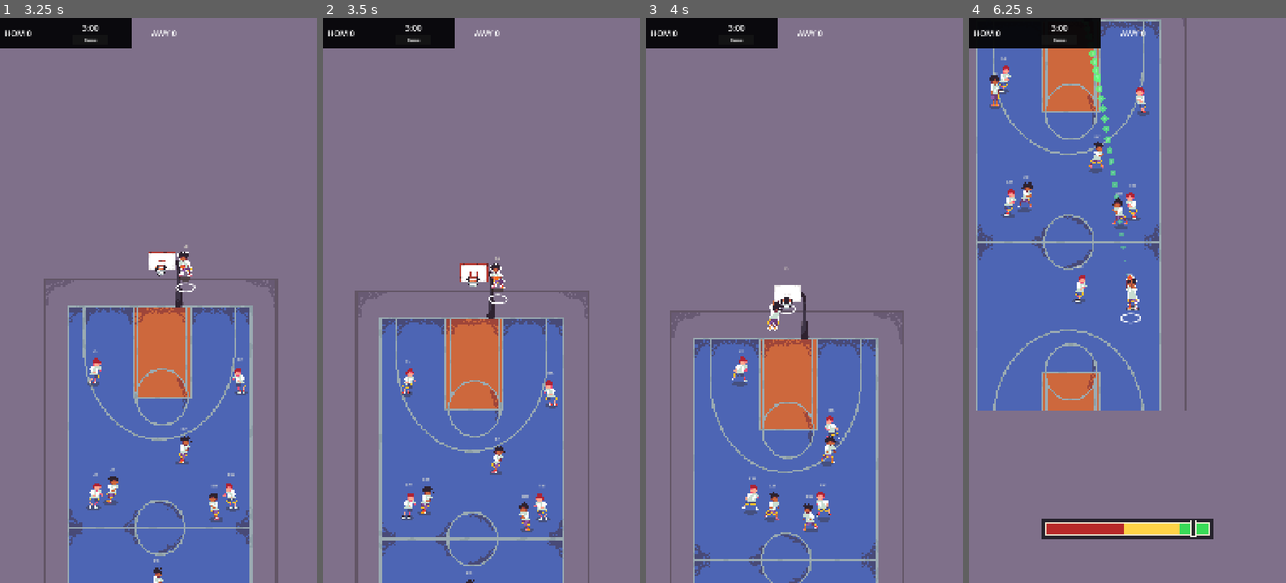
Above: before the commit, frames 1-4 (left to right).
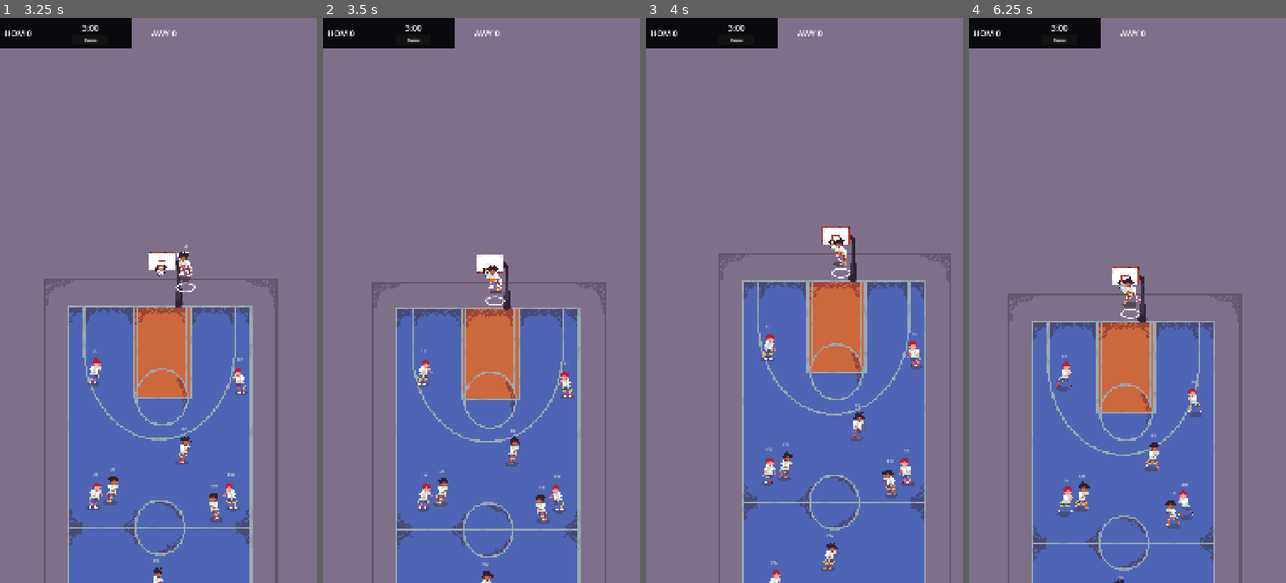
Above: after the commit, the same moments.

Repository: utah-cs3960-sp26/final-project-u1417748
Game: Godot game, scene res://tests/TestRunner.tscn
The game is run twice, just before and just after one commit, with the same random seed, the same clock (stepped at 60 frames per second) and the same inputs. This scene is started directly instead of the project's main scene.
Inputs (mouse positions are in pixels of both pictures, inside the frame that each line leads up to):
- Up to frame 1 (3.25 s): tap Enter at 0.5 s; move the mouse to (228, 272) at 0.52 s; hold D (move_right) 0.53-1.25 s; click (228, 272) at 0.67 s; drag from (95, 328) to (142, 413) at 1.27 s; move the mouse to (190, 176) at 2.02 s; hold D (move_right) 2.03-2.75 s; drag from (142, 413) to (63, 215) at 2.77 s
- Up to frame 2 (3.5 s): no input
- Up to frame 3 (4 s): move the mouse to (899, 385) at 3.52 s; hold A (move_left) from 3.53 s (still down)
- Up to frame 4 (6.25 s): release A (move_left) at 4.25 s; drag from (1032, 215) to (1079, 159) at 4.27 s; move the mouse to (1143, 300) at 5.02 s; hold S (move_down) 5.03-5.75 s; click (1143, 300) at 5.17 s; drag from (1079, 159) to (1064, 328) at 5.77 s

Frame 1 is identical in both runs. In frame 2, 15% of the frame differs, in the area x 10-90%, y 41-100%; in frame 3, 28%; in frame 4, 58%, in the area x 2-87%, y 0-100%.

Commit message:
perfect dunk cordinates

Diff:
--- a/data/config/PlayerAnimationConfig.tres
+++ b/data/config/PlayerAnimationConfig.tres
@@ -22,7 +22,6 @@
 dunk_contact_frame_row_13 = 10
 dunk_contact_frame_row_15 = 11
 dunk_contact_frame_row_16 = 11
-dunk_contact_anchor_offset = Vector2(0, 40)
-dunk_contact_offset_row_13 = Vector2(0, 111.2)
-dunk_contact_offset_row_15 = Vector2(0, 95.2)
-dunk_contact_offset_row_16 = Vector2(0, 113.2)
+dunk_contact_anchor_offset_row_13 = Vector2(-20, 172)
+dunk_contact_anchor_offset_row_15 = Vector2(-30, 162)
+dunk_contact_anchor_offset_row_16 = Vector2(-42, 160)
--- a/scripts/config/PlayerAnimationConfig.gd
+++ b/scripts/config/PlayerAnimationConfig.gd
@@ -19,7 +19,6 @@
 @export var dunk_contact_frame_row_13: int = 10
 @export var dunk_contact_frame_row_15: int = 11
 @export var dunk_contact_frame_row_16: int = 11
-@export var dunk_contact_anchor_offset: Vector2 = Vector2(0.0, 40.0)
-@export var dunk_contact_offset_row_13: Vector2 = Vector2(0.0, 111.2)
-@export var dunk_contact_offset_row_15: Vector2 = Vector2(0.0, 95.2)
-@export var dunk_contact_offset_row_16: Vector2 = Vector2(0.0, 113.2)
+@export var dunk_contact_anchor_offset_row_13: Vector2 = Vector2(0.0, 160.0)
+@export var dunk_contact_anchor_offset_row_15: Vector2 = Vector2(-8.0, 141.0)
+@export var dunk_contact_anchor_offset_row_16: Vector2 = Vector2(-42.0, 160.0)
--- a/scripts/entities/PlayerVisual.gd
+++ b/scripts/entities/PlayerVisual.gd
@@ -7,10 +7,10 @@
 	4: 5,
 	8: 11,
 	10: 23,
-	13: 9,
+	13: 10,
 	14: 9,
-	15: 10,
-	16: 10,
+	15: 11,
+	16: 11,
 	17: 11,
 }
 const DEFAULT_DUNK_CONTACT_FRAME_BY_ROW: Dictionary = {
@@ -338,22 +338,8 @@
 func _sync_sprite_positions() -> void:
 	if _fill_sprite == null or _outline_sprite == null:
 		return
-	var active_offset: Vector2 = _get_active_sprite_offset()
-	_fill_sprite.position = active_offset
-	_outline_sprite.position = active_offset
-
-
-func _get_active_sprite_offset() -> Vector2:
-	var active_offset: Vector2 = sprite_offset
-	var contact_frame: int = _get_dunk_contact_frame_for_row(_current_row_index)
-	var should_apply_contact_offset: bool = _dunk_contact_hold_active \
-		or (_dunk_contact_hold_finished and _frame_index + 1 == contact_frame and _allow_dunk_contact_hold)
-	if should_apply_contact_offset:
-		var extra_offset: Vector2 = _get_dunk_contact_offset_for_row(_current_row_index)
-		if _mirror_west:
-			extra_offset.x *= -1.0
-		active_offset += extra_offset
-	return active_offset
+	_fill_sprite.position = sprite_offset
+	_outline_sprite.position = sprite_offset
 
 
 func _get_frame_count_for_row(row_index: int) -> int:
@@ -405,18 +391,6 @@
 			16:
 				return animation_config.dunk_contact_frame_row_16
 	return int(DEFAULT_DUNK_CONTACT_FRAME_BY_ROW.get(row_index, -1))
-
-
-func _get_dunk_contact_offset_for_row(row_index: int) -> Vector2:
-	if animation_config != null:
-		match row_index:
-			13:
-				return animation_config.dunk_contact_offset_row_13
-			15:
-				return animation_config.dunk_contact_offset_row_15
-			16:
-				return animation_config.dunk_contact_offset_row_16
-	return Vector2.ZERO
 
 
 static func get_row_index_for_family_variant(animation_family: String, variant_index: int) -> int:
--- a/scripts/game/GameCoordinator.gd
+++ b/scripts/game/GameCoordinator.gd
@@ -1960,6 +1960,51 @@
 	return pending_shot_release.get("player", null) == player and bool(pending_shot_release.get("use_dunk_contact_hold", false))
 
 
+func get_dunk_contact_anchor_offset_for_row(row_index: int) -> Vector2:
+	if player_animation_config != null:
+		match row_index:
+			13:
+				return player_animation_config.dunk_contact_anchor_offset_row_13
+			15:
+				return player_animation_config.dunk_contact_anchor_offset_row_15
+			16:
+				return player_animation_config.dunk_contact_anchor_offset_row_16
+	return Vector2(0.0, 40.0)
+
+
+func _resolve_dunk_contact_row_index(shooter: PlayerController) -> int:
+	if shooter == null:
+		return -1
+	var visual_row_index: int = shooter.get_debug_row_index()
+	if visual_row_index > 0:
+		return visual_row_index
+	if _has_active_shot_sequence_for_player(shooter):
+		return PlayerVisual.get_row_index_for_family_variant(
+			str(active_shot_sequence.get("family", "")),
+			int(active_shot_sequence.get("variant_index", 0))
+		)
+	return -1
+
+
+func _build_dunk_contact_snap_snapshot(shooter: PlayerController) -> Dictionary:
+	if shooter == null:
+		return {}
+	var row_index: int = _resolve_dunk_contact_row_index(shooter)
+	var anchor_offset: Vector2 = get_dunk_contact_anchor_offset_for_row(row_index)
+	var snapped_world_position: Vector2 = court_config.hoop_position + anchor_offset
+	var ground_screen: Vector2 = (
+		court_projection.world_to_screen_ground(snapped_world_position)
+		if court_projection != null
+		else Vector2.ZERO
+	)
+	return {
+		"row_index": row_index,
+		"anchor_offset": anchor_offset,
+		"world_position": snapped_world_position,
+		"ground_screen": ground_screen,
+	}
+
+
 func _resolve_shot_release_visual(player: PlayerController, motion_vector_override: Vector2 = Vector2.INF, defender_distance_override: float = -1.0) -> Dictionary:
 	var decision: Dictionary = _build_shot_release_visual_decision(player, motion_vector_override, defender_distance_override)
 	return {
@@ -2336,19 +2381,24 @@
 	var use_dunk_contact_hold: bool = bool(pending_shot_release.get("use_dunk_contact_hold", false))
 	if use_dunk_contact_hold and shooter.is_dunk_contact_hold_active() and not bool(pending_shot_release.get("dunk_hold_started_logged", false)):
 		pending_shot_release["dunk_hold_started_logged"] = true
-		var anchor_offset: Vector2 = player_animation_config.dunk_contact_anchor_offset if player_animation_config != null else Vector2(0.0, 40.0)
-		shooter.world_position = court_config.hoop_position + anchor_offset
+		var snap_snapshot: Dictionary = _build_dunk_contact_snap_snapshot(shooter)
+		shooter.world_position = snap_snapshot.get("world_position", shooter.world_position)
 		shooter.velocity = Vector2.ZERO
+		if court_projection != null:
+			var snap_screen: Vector2 = court_projection.player_tracking_anchor_base_screen(shooter.world_position)
+			court_projection.update_camera_target(snap_screen, 0.0, true)
 		log_writer.log_match("Dunk contact hold started")
 		log_writer.log_event(
 			"dunk_contact_hold_start",
 			{
 				"player": shooter.get_display_name(),
-				"row": shooter.get_debug_row_index(),
+				"row": int(snap_snapshot.get("row_index", shooter.get_debug_row_index())),
 				"contact_frame": shooter.get_debug_dunk_contact_frame(),
 				"hold_remaining": shooter.get_debug_dunk_contact_hold_remaining(),
 				"release_mode": pending_shot_release.get("action", {}).get("release_mode", ""),
+				"contact_anchor_offset": _vector2_payload(snap_snapshot.get("anchor_offset", Vector2.ZERO)),
 				"snapped_to": {"x": shooter.world_position.x, "y": shooter.world_position.y},
+				"snapped_ground_screen": _vector2_payload(snap_snapshot.get("ground_screen", Vector2.ZERO)),
 			}
 		)
 	if not shooter.is_world_ball_release_ready():
--- a/tests/TestRunner.gd
+++ b/tests/TestRunner.gd
@@ -93,10 +93,10 @@
 		{"row": 4, "family": "set_shot_release", "release_after": 5},
 		{"row": 8, "family": "jumper_release", "release_after": 11},
 		{"row": 10, "family": "jumper_release", "release_after": 23},
-		{"row": 13, "family": "close_finish_dunk", "release_after": 9},
+		{"row": 13, "family": "close_finish_dunk", "release_after": 10},
 		{"row": 14, "family": "close_finish_layup", "release_after": 9},
-		{"row": 15, "family": "close_finish_dunk", "release_after": 10},
-		{"row": 16, "family": "close_finish_side_dunk", "release_after": 10},
+		{"row": 15, "family": "close_finish_dunk", "release_after": 11},
+		{"row": 16, "family": "close_finish_side_dunk", "release_after": 11},
 		{"row": 17, "family": "close_finish_layup", "release_after": 11},
 	]
 	for shot_timing_entry in shot_timing_rows:
@@ -123,6 +123,9 @@
 	_assert_true(animation_config.dunk_contact_frame_row_15 == 11, "row 15 contact frame metadata", str(animation_config.dunk_contact_frame_row_15))
 	_assert_true(animation_config.dunk_contact_frame_row_16 == 11, "row 16 contact frame metadata", str(animation_config.dunk_contact_frame_row_16))
 	_assert_true(absf(animation_config.dunk_contact_hold_seconds - 0.5) < 0.001, "dunk contact hold duration metadata", str(animation_config.dunk_contact_hold_seconds))
+	_assert_true(animation_config.dunk_contact_anchor_offset_row_13.distance_to(Vector2(0.0, 160.0)) < 0.001, "row 13 contact anchor metadata", str(animation_config.dunk_contact_anchor_offset_row_13))
+	_assert_true(animation_config.dunk_contact_anchor_offset_row_15.distance_to(Vector2(-8.0, 141.0)) < 0.001, "row 15 contact anchor metadata", str(animation_config.dunk_contact_anchor_offset_row_15))
+	_assert_true(animation_config.dunk_contact_anchor_offset_row_16.distance_to(Vector2(-42.0, 160.0)) < 0.001, "row 16 contact anchor metadata", str(animation_config.dunk_contact_anchor_offset_row_16))
 	var home_team_data: TeamData = load("res://data/teams/HOM.tres") as TeamData
 	var away_team_data: TeamData = load("res://data/teams/AWY.tres") as TeamData
 	var expected_dunk_ratings: Dictionary = {
@@ -1285,8 +1288,8 @@
 					break
 		_assert_true(straight_dunk_profiles.has(13), "straight dunk row 13 timing profile reachable", str(straight_dunk_profiles))
 		_assert_true(straight_dunk_profiles.has(15), "straight dunk row 15 timing profile reachable", str(straight_dunk_profiles))
-		_assert_true(int(straight_dunk_profiles[13]) == 9, "straight dunk row 13 release frame", str(straight_dunk_profiles[13]))
-		_assert_true(int(straight_dunk_profiles[15]) == 10, "straight dunk row 15 release frame", str(straight_dunk_profiles[15]))
+		_assert_true(int(straight_dunk_profiles[13]) == 10, "straight dunk row 13 release frame", str(straight_dunk_profiles[13]))
+		_assert_true(int(straight_dunk_profiles[15]) == 11, "straight dunk row 15 release frame", str(straight_dunk_profiles[15]))
 		_reset_visual_test_state(smoke_coordinator, "LC", 2426)
 		visual_lc = smoke_coordinator.get_offense_player_by_role("LC")
 		if visual_lc != null:
@@ -1300,7 +1303,10 @@
 			_assert_true(side_dunk_family == "close_finish_side_dunk", "side dunk family", side_dunk_family)
 			_assert_true(side_dunk_row == 16, "side dunk row", str(side_dunk_row))
 			_assert_true(bool(smoke_coordinator.active_shot_sequence.get("mirror_west", false)), "side dunk flip", str(smoke_coordinator.active_shot_sequence.get("mirror_west", false)))
-			_assert_true(int(side_dunk_timing_profile.get("release_after_frame", -1)) == 10, "side dunk release frame", str(side_dunk_timing_profile.get("release_after_frame", -1)))
+			_assert_true(int(side_dunk_timing_profile.get("release_after_frame", -1)) == 11, "side dunk release frame", str(side_dunk_timing_profile.get("release_after_frame", -1)))
+		await _assert_dunk_hold_anchor_consistency(smoke_coordinator, 13, "LC", [2425, 2426, 2427, 2428, 2429, 2430, 2431, 2432, 2433, 2434], [Vector2(22.0, 118.0), Vector2(28.0, 126.0)], "row 13 dunk hold")
+		await _assert_dunk_hold_anchor_consistency(smoke_coordinator, 15, "LC", [2425, 2426, 2427, 2428, 2429, 2430, 2431, 2432, 2433, 2434], [Vector2(22.0, 118.0), Vector2(28.0, 126.0)], "row 15 dunk hold")
+		await _assert_dunk_hold_anchor_consistency(smoke_coordinator, 16, "LC", [2426, 2427, 2428], [Vector2(90.0, 80.0), Vector2(104.0, 92.0)], "row 16 dunk hold")
 		_reset_visual_test_state(smoke_coordinator, "LC", 2426)
 		visual_lc = smoke_coordinator.get_offense_player_by_role("LC")
 		if visual_lc != null:
@@ -1589,6 +1595,72 @@
 	_assert_true(absf(float(timing_profile.get("full_animation_duration_seconds", 0.0)) - float(total_frames) / expected_fps) < 0.001, "%s full duration seconds" % name_prefix, str(timing_profile.get("full_animation_duration_seconds", 0.0)))
 
 
+func _collect_dunk_hold_snapshot(
+	coordinator: GameCoordinator,
+	ballhandler_role: String,
+	seed: int,
+	start_offset: Vector2
+) -> Dictionary:
+	_reset_visual_test_state(coordinator, ballhandler_role, seed)
+	var shooter: PlayerController = coordinator.get_offense_player_by_role(ballhandler_role)
+	if shooter == null:
+		return {}
+	var motion_vector: Vector2 = (coordinator.court_config.hoop_position - (coordinator.court_config.hoop_position + start_offset)).normalized() * 190.0
+	shooter.world_position = coordinator.court_config.hoop_position + start_offset
+	shooter.velocity = motion_vector
+	coordinator.current_move_direction = motion_vector.normalized()
+	coordinator.current_move_magnitude = 1.0
+	_arm_test_shot(coordinator)
+	for _frame in 180:
+		await get_tree().process_frame
+		if coordinator.context.current_state == GameState.State.SHOT_RELEASE and shooter.is_dunk_contact_hold_active():
+			return {
+				"row": shooter.get_debug_row_index(),
+				"world_position": shooter.world_position,
+				"ground_screen": shooter.global_position,
+				"anchor_offset": shooter.world_position - coordinator.court_config.hoop_position,
+			}
+		if coordinator.context.current_state == GameState.State.SHOT_IN_FLIGHT:
+			break
+	return {}
+
+
+func _assert_dunk_hold_anchor_consistency(
+	coordinator: GameCoordinator,
+	expected_row: int,
+	ballhandler_role: String,
+	seeds: Array,
+	start_offsets: Array[Vector2],
+	name_prefix: String
+) -> void:
+	var snapshots: Array[Dictionary] = []
+	for start_offset in start_offsets:
+		for seed in seeds:
+			var snapshot: Dictionary = await _collect_dunk_hold_snapshot(coordinator, ballhandler_role, int(seed), start_offset)
+			if snapshot.is_empty() or int(snapshot.get("row", -1)) != expected_row:
+				continue
+			snapshots.append(snapshot)
+			if snapshots.size() >= 2:
+				break
+		if snapshots.size() >= 2:
+			break
+	_assert_true(snapshots.size() >= 2, "%s snapshots reachable" % name_prefix, JSON.stringify(snapshots))
+	if snapshots.size() < 2:
+		return
+	var configured_anchor: Vector2 = coordinator.get_dunk_contact_anchor_offset_for_row(expected_row)
+	var first_snapshot: Dictionary = snapshots[0]
+	var first_world_position: Vector2 = first_snapshot.get("world_position", Vector2.INF)
+	var first_ground_screen: Vector2 = first_snapshot.get("ground_screen", Vector2.INF)
+	for snapshot in snapshots:
+		var anchor_offset: Vector2 = snapshot.get("anchor_offset", Vector2.INF)
+		var world_position: Vector2 = snapshot.get("world_position", Vector2.INF)
+		var ground_screen: Vector2 = snapshot.get("ground_screen", Vector2.INF)
+		_assert_true(int(snapshot.get("row", -1)) == expected_row, "%s row" % name_prefix, JSON.stringify(snapshot))
+		_assert_true(anchor_offset.distance_to(configured_anchor) < 0.01, "%s snaps to configured anchor" % name_prefix, str(anchor_offset))
+		_assert_true(world_position.distance_to(first_world_position) < 0.01, "%s world position stays deterministic" % name_prefix, "%s %s" % [world_position, first_world_position])
+		_assert_true(ground_screen.distance_to(first_ground_screen) < 0.01, "%s screen anchor stays deterministic" % name_prefix, "%s %s" % [ground_screen, first_ground_screen])
+
+
 func _begin_release_test_shot(coordinator: GameCoordinator, _shooter: PlayerController, aim_frames: int = 12) -> void:
 	_arm_test_shot(coordinator)
 	for _aim_frame in aim_frames:
Not shown, changed: docs/DECISIONS.md
Not shown, changed: docs/TEST_RESULTS.md
Not shown, changed: docs/WORKLOG.md
